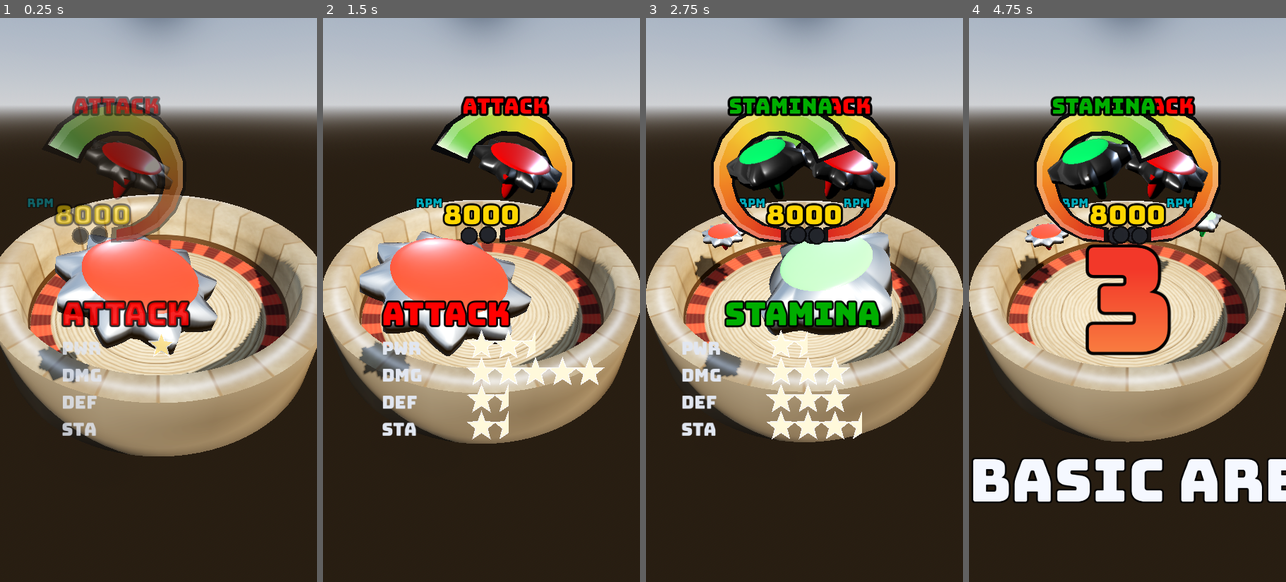
Above: before the commit, frames 1-4 (left to right).
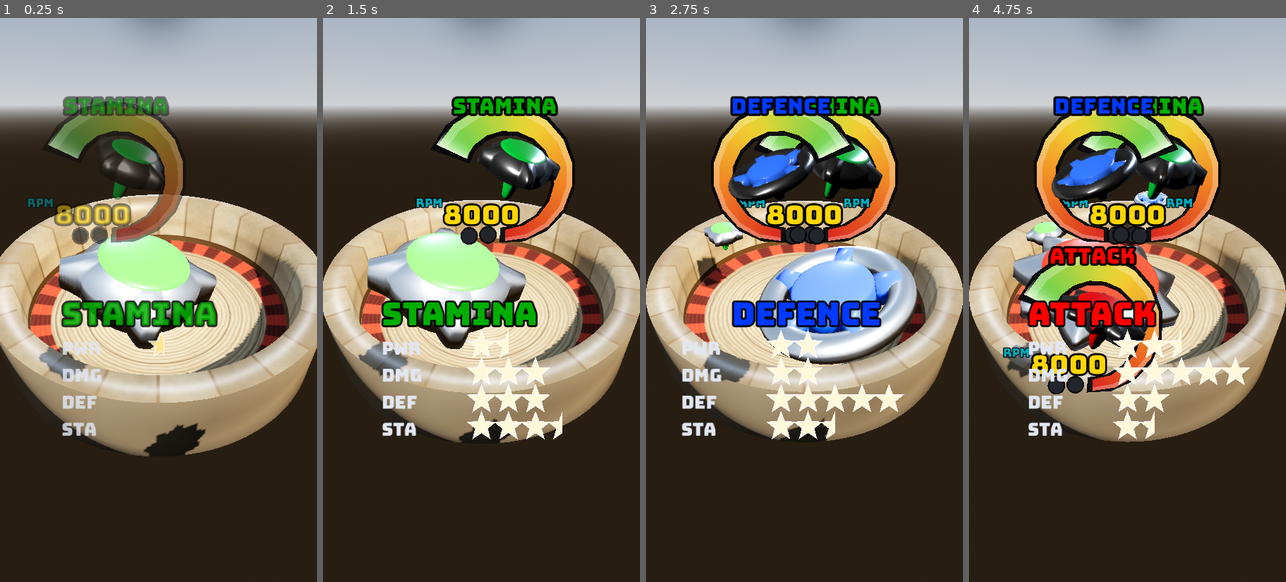
Above: after the commit, the same moments.

Repository: TaurusFire/SuperBattleTops
Game: Godot game, scene res://Scenes/Main.tscn
The game is run twice, just before and just after one commit, with the same random seed, the same clock (stepped at 60 frames per second) and the same inputs.
Inputs:
- Up to frame 1 (0.25 s): no input
- Up to frame 2 (1.5 s): no input
- Up to frame 3 (2.75 s): no input
- Up to frame 4 (4.75 s): no input

The runs differ from the first frame. In frame 1, 11% of the frame differs, in the area x 12-69%, y 13-78%; in frame 2, 12%; in frame 3, 15%; in frame 4, 23%, in the area x 0-100%, y 13-86%.

Commit message:
changes

Diff:
--- a/battle-tops/Resources/TopStats/attack_top.tres
+++ b/battle-tops/Resources/TopStats/attack_top.tres
@@ -23,11 +23,11 @@
 name_colour = Color(1, 0, 0, 1)
 name_colour_secondary = Color(1, 0.6587266, 0.60562193, 1)
 initial_rpm = 8000.0
-rpm_base_decay_rate = 100.0
+rpm_base_decay_rate = 80.0
 rpm_decay_frac = 0.02
 base_knockback = 50.0
-base_damage = 75.0
-defence = 15.0
+base_damage = 100.0
+defence = 20.0
 weight = 0.14
 move_speed = 1.7
 aggression = 0.8
--- a/battle-tops/Resources/TopStats/defence_top.tres
+++ b/battle-tops/Resources/TopStats/defence_top.tres
@@ -26,9 +26,9 @@
 initial_rpm = 8000.0
 rpm_base_decay_rate = 50.0
 base_knockback = 40.0
-base_damage = 30.0
+base_damage = 40.0
 defence = 60.0
-weight = 0.23
+weight = 0.22
 move_speed = 1.3
 aggression = 0.4
 dodge_skill = 0.5
--- a/battle-tops/Resources/TopStats/kamikaze_top.tres
+++ b/battle-tops/Resources/TopStats/kamikaze_top.tres
@@ -32,7 +32,7 @@
 rpm_base_decay_rate = 120.0
 rpm_decay_frac = 0.02
 base_knockback = 50.0
-base_damage = 100.0
+base_damage = 120.0
 defence = 12.0
 weight = 0.12
 move_speed = 1.8
--- a/battle-tops/Resources/TopStats/speedboost_top.tres
+++ b/battle-tops/Resources/TopStats/speedboost_top.tres
@@ -31,7 +31,7 @@
 initial_rpm = 8000.0
 rpm_base_decay_rate = 50.0
 base_knockback = 40.0
-base_damage = 70.0
+base_damage = 80.0
 defence = 25.0
 weight = 0.13
 move_speed = 0.4
--- a/battle-tops/Resources/TopStats/stamina_top.tres
+++ b/battle-tops/Resources/TopStats/stamina_top.tres
@@ -4,7 +4,7 @@
 [ext_resource type="Script" uid="uid://t37dunmlguwa" path="res://Scripts/top_stats.gd" id="5_3hyy8"]
 
 [sub_resource type="StandardMaterial3D" id="StandardMaterial3D_7xdy8"]
-albedo_color = Color(0, 0.91881955, 0.39708722, 1)
+albedo_color = Color(3.272891e-06, 0.7730118, 0.2149865, 1)
 roughness = 0.35
 clearcoat_enabled = true
 clearcoat = 0.5
@@ -27,7 +27,9 @@
 rpm_base_decay_rate = 40.0
 rpm_decay_frac = 0.01
 base_knockback = 35.0
+base_damage = 60.0
 weight = 0.16
 move_speed = 1.5
+aggression = 0.6
 dodge_skill = 0.5
 metadata/_custom_type_script = "uid://t37dunmlguwa"
--- a/battle-tops/Resources/stat_entries/dmg_se.tres
+++ b/battle-tops/Resources/stat_entries/dmg_se.tres
@@ -6,5 +6,4 @@
 script = ExtResource("1_2tbqa")
 label = "DMG"
 stat_property = "base_damage"
-per_half_star = 7.5
 metadata/_custom_type_script = "uid://1mprwdka0ogo"
--- a/battle-tops/Scenes/Main.tscn
+++ b/battle-tops/Scenes/Main.tscn
@@ -56,6 +56,11 @@
 [ext_resource type="AudioStream" uid="uid://bqhm8sap422ti" path="res://Sounds/star_blip_noise_v2.wav" id="52_3133c"]
 [ext_resource type="Script" uid="uid://bbcjchj8h670s" path="res://Scripts/surface_sfx.gd" id="55_js5gh"]
 [ext_resource type="AudioStream" uid="uid://ck5ty88tn6xtr" path="res://Sounds/wooden_scrape.wav" id="56_vvjo1"]
+[ext_resource type="Script" uid="uid://6318g81vquvm" path="res://Scripts/round_sfx.gd" id="57_81ldr"]
+[ext_resource type="AudioStream" uid="uid://bw5ovrf8f7yvc" path="res://Sounds/gong.wav" id="58_eywpa"]
+[ext_resource type="AudioStream" uid="uid://3ifu7pxxphg3" path="res://Sounds/Voices/round_one.wav" id="59_j7e3e"]
+[ext_resource type="AudioStream" uid="uid://elobgyerrjyj" path="res://Sounds/Voices/round_two.wav" id="60_y2ulj"]
+[ext_resource type="AudioStream" uid="uid://cyl0nduc2tfuq" path="res://Sounds/Voices/final_round.wav" id="61_t3x2a"]
 
 [sub_resource type="ProceduralSkyMaterial" id="ProceduralSkyMaterial_kln2b"]
 
@@ -85,7 +90,7 @@
 [node name="GameManager" type="Node" parent="MatchManager" unique_id=1117798205 node_paths=PackedStringArray("arena", "tops", "intro")]
 script = ExtResource("5_pbw6q")
 arena = NodePath("../../Arena")
-tops = [NodePath("../../Att"), NodePath("../../Stam")]
+tops = [NodePath("../../Stam"), NodePath("../../Def"), NodePath("../../Att")]
 intro = NodePath("../../IntroSequence")
 
 [node name="Arena" parent="." unique_id=1258390969 instance=ExtResource("1_kln2b")]
@@ -99,7 +104,6 @@
 
 [node name="Def" parent="." unique_id=1632133170 instance=ExtResource("16_346fj")]
 transform = Transform3D(1, 0, 0, 0, 1, 0, 0, 0, 1, 0, 0.05456163, 0)
-visible = false
 stats = ExtResource("14_h1m7h")
 
 [node name="Stam" parent="." unique_id=225021196 instance=ExtResource("16_346fj")]
@@ -316,11 +320,9 @@
 ko_call = ExtResource("37_lac6x")
 ko_call_volume_db = -10
 ko_call_delay = 0.3
-finish_bell = ExtResource("38_off7b")
-finish_bell_volume_db = -10.0
-finish_bell_delay = 0.25
 game_call = ExtResource("39_off7b")
 game_call_delay = 0.3
+finish_dings = ExtResource("38_off7b")
 metadata/_custom_type_script = "uid://dcgiv3nc2u51b"
 
 [node name="CountdownSfx" type="Node" parent="." unique_id=1937449196 node_paths=PackedStringArray("manager")]
@@ -351,5 +353,14 @@
 script = ExtResource("55_js5gh")
 manager = NodePath("../MatchManager/GameManager")
 surface_loop = ExtResource("56_vvjo1")
-quiet_db = -30.0
+loud_db = -15.0
+responsiveness = 8.0
 metadata/_custom_type_script = "uid://bbcjchj8h670s"
+
+[node name="RoundSfx" type="Node" parent="." unique_id=1213588989 node_paths=PackedStringArray("match_manager")]
+script = ExtResource("57_81ldr")
+match_manager = NodePath("../MatchManager")
+round_gong = ExtResource("58_eywpa")
+round_voices = Array[AudioStream]([null, ExtResource("59_j7e3e"), ExtResource("60_y2ulj")])
+final_round_voice = ExtResource("61_t3x2a")
+metadata/_custom_type_script = "uid://6318g81vquvm"
--- a/battle-tops/Scripts/arena.gd
+++ b/battle-tops/Scripts/arena.gd
@@ -5,8 +5,8 @@
 @export var knockout_radius : float = 0.17
 @export var radius := 0.155
 @export var wall_radius := 0.16
-@export var wall_bounce := 0.65
-@export var wall_damage := 250
+@export var wall_bounce := 0.5
+@export var wall_damage := 200
 @export var gravity := 1.01
 @export var bowl_curve := 0.8   # the K in y = K·r²
 @export var wall_top_height := 0.076
--- a/battle-tops/Scripts/clash_sparks.gd
+++ b/battle-tops/Scripts/clash_sparks.gd
@@ -9,8 +9,8 @@
 
 @export_group('Scale')
 
-@export var knockback_reference := 12
-@export var damage_reference := 70
+@export var knockback_reference := 10
+@export var damage_reference := 50
 ## Particles at full strength. Weak hits emit proportionally fewer.
 @export var max_particles := 60
 ## Below this fraction of reference, no sparks at all.
--- a/battle-tops/Scripts/finish_display.gd
+++ b/battle-tops/Scripts/finish_display.gd
@@ -10,7 +10,7 @@
 @export var manager: GameManager
 @export var ko_text := "K.O.!"
 @export var game_text := "GAME!"
-@export var finish_hold := 1
+@export var finish_hold := 1.5
 @export var finish_font_size := 150
 @export var ko_top_colour := Color(1.0, 0.85, 0.25)
 @export var ko_bottom_colour := Color(0.92, 0.28, 0.12)
--- a/battle-tops/Scripts/game_manager.gd
+++ b/battle-tops/Scripts/game_manager.gd
@@ -25,7 +25,7 @@
 
 @export_group('Hitstop')
 @export var hitstop_max_duration := 0.08
-@export var hitstop_reference_damage := 75
+@export var hitstop_reference_damage := 60
 @export var hitstop_reference_knockback := 20
 @export var hitstop_min_duration := 0.02
 @export var hitstop_threshold := 0.4
@@ -99,9 +99,13 @@
 		top.manager = self
 
 	if tops.size() == 3:
-		hitstop_max_duration = 0.04
+		hitstop_combo_step = 0.2
 	elif tops.size() >= 4:
-		hitstop_max_duration = 0.02
+		hitstop_combo_step = 0.1
+
+	if get_parent().has_method("register_manager"):
+		intro_hands_back = true
+		return
 
 	# The match manager drives us if one is present; otherwise run standalone.
 	if get_parent().has_method("register_manager"):
@@ -372,6 +376,11 @@
 	var shaped := pow(clamp(strength, 0.0, hitstop_overrun), hitstop_curve)
 	var duration := hitstop_max_duration * shaped
 
+	if tops.size() == 3:
+		duration = max(duration, 0.02)
+	elif tops.size() >= 4:
+		duration = max(duration, 0.01)
+
 	duration *= 1.0 + hitstop_combo_step * float(combo_depth)
 	_hitstop_end_msec = Time.get_ticks_msec() + int(duration * 1000.0)
 	Engine.time_scale = 0.05
--- a/battle-tops/Scripts/impact_sfx.gd
+++ b/battle-tops/Scripts/impact_sfx.gd
@@ -7,7 +7,6 @@
 
 @export var match_manager: MatchManager
 @export var manager: GameManager
-@export var bell_at_start := true
 
 @export_group('Clash Sounds')
 ## Ordered from weakest to strongest. The hit's strength picks a position in
@@ -23,8 +22,8 @@
 @export var knockback_weight := 0.65
 
 @export_group('References')
-@export var knockback_reference := 50.0
-@export var damage_reference := 110.0
+@export var knockback_reference := 40.0
+@export var damage_reference := 80.0
 @export_range(0.3, 2.0) var clash_curve := 0.5
 
 @export_group('Wall')
@@ -65,19 +64,18 @@
 ## Delay so the call lands as the top clears the rim rather than racing it.
 @export var ko_call_delay := 0.00
 @export var voice_pitch := 1
-## Rings under the K.O. call. A bell has a long tail, so it needs its own
-## player — sharing with the voice would have each cut the other off.
-@export var finish_bell: AudioStream
-@export var finish_bell_volume_db := -3.0
-## Delay relative to the call. Slightly ahead reads as the bell triggering the
-## announcement rather than echoing it.
-@export var finish_bell_delay := 0.0
+
 
 @export_group('Finish')
 ## Called when the last top spins out rather than being knocked out.
 @export var game_call: AudioStream
 @export var game_call_volume_db := 0.0
 @export var game_call_delay := 0.25
+## Two dings marking the end of a round — distinct from the round-start gong,
+## so a viewer can tell a beginning from an ending without watching.
+@export var finish_dings: AudioStream
+@export var finish_dings_volume_db := -3.0
+
 
 var _game_player: AudioStreamPlayer
 var _bell_player: AudioStreamPlayer
@@ -126,11 +124,6 @@
 	_finish_called = false
 	_knocked_out.clear()
 
-	# Only the opening round: a bell before every round would dilute the one
-	# that ends the match.
-	if bell_at_start and round_number == 1:
-		_ring_bell()
-
 func _on_stopped(top: Top) -> void:
 	# entered_dying also fires for knockouts, which have their own call.
 	if _knocked_out.has(top):
@@ -253,8 +246,8 @@
 	_doom_player.volume_db = doom_volume_db
 
 func _ring_bell() -> void:
-	if finish_bell == null:
-		return
-	_bell_player.stream = finish_bell
-	_bell_player.volume_db = finish_bell_volume_db
+	if finish_dings == null:
+		return
+	_bell_player.stream = finish_dings
+	_bell_player.volume_db = finish_dings_volume_db
 	_bell_player.play()
--- a/battle-tops/Scripts/match_manager.gd
+++ b/battle-tops/Scripts/match_manager.gd
@@ -62,46 +62,36 @@
 
 
 func _on_round_ended(winners: Array[Top]) -> void:
-	print("[%d] round_ended handler entered" % Time.get_ticks_msec())
 	if _match_over:
 		return
-
 
 	for w in winners:
 		if scores.has(w):
 			scores[w] += 1
 
-	for top in scores:
-		if scores[top] >= rounds_to_win:
-			_match_over = true
-			# Typed explicitly: an untyped array literal doesn't satisfy the
-			# signal's Array[Top] parameter, and Godot drops the call silently
-			# rather than erroring.
-			match_complete.emit(winners, scores)
-			return
-
-	# Nobody there yet — but if no one can still reach the target, stop rather
-	# than playing out rounds that cannot change the outcome.
+	# Who has reached the target, not who won the round — a drawn round
+	# advances both fighters but only one of them may be at match point.
 	var at_target: Array[Top] = []
 	for top in scores:
 		if scores[top] >= rounds_to_win:
 			at_target.append(top)
+
 	if not at_target.is_empty():
 		_match_over = true
 		match_complete.emit(at_target, scores)
 		return
 
+	var remaining = (rounds_to_win * 2 - 1) - round_number
+	if remaining <= 0:
+		_match_over = true
+		match_complete.emit(_leaders(), scores)
+		return
+
 	await get_tree().process_frame
-
-	print("[%d] settle check: %s" % [Time.get_ticks_msec(),
-		str(manager.tops.map(func(t): return t.current_state))])
 	if manager.has_dying_tops():
 		await manager.round_settled
-		# Resuming from an await runs synchronously inside the emit, so the
-		# remaining handlers of that same signal haven't run yet — including
-		# the finish banner's. A frame's wait lets the emission finish before
-		# we reset the arena out from under it.
 		await get_tree().process_frame
+
 	if finish_display != null and finish_display.visible:
 		await finish_display.dismissed
 
--- a/battle-tops/Scripts/round_display.gd
+++ b/battle-tops/Scripts/round_display.gd
@@ -7,7 +7,7 @@
 @export_group("Round")
 @export var match_manager: MatchManager
 @export var round_font_size := 130
-@export var round_hold := 1.0
+@export var round_hold := 2.5
 ## Shown instead of the number when it's the decider. A "FINAL ROUND" card
 ## does more for retention than "ROUND 3" — it tells the viewer this one
 ## settles it.
--- a/battle-tops/Scripts/round_indicator.gd
+++ b/battle-tops/Scripts/round_indicator.gd
@@ -65,13 +65,15 @@
 
 
 func _on_round_starting(round_number: int, _scores: Dictionary) -> void:
-	# A single-round match has no series to place this round within.
 	if match_manager.rounds_to_win <= 1:
 		return
 	var txt = "%s%d" % [prefix, round_number]
 	_label.text = txt
 	_label_outline.text = txt
 	visible = true
+	# Positioned immediately: _process only lays out from the next frame, so
+	# the labels would otherwise flash at the top-left corner first.
+	_layout()
 
 
 func _on_match_complete(_winners: Array[Top], _scores: Dictionary) -> void:
@@ -81,8 +83,14 @@
 func _process(_delta: float) -> void:
 	if not visible:
 		return
+	_layout()
+
+func _layout() -> void:
 	var rect = Vector2(size.x, float(font_size) * 1.5)
-	var pos = Vector2(0.0, size.y * anchor_position.y - rect.y * 0.5)
+	var pos = Vector2(
+		size.x * (anchor_position.x - 0.5),
+		size.y * anchor_position.y - rect.y * 0.5
+	)
 	for l in [_label, _label_outline]:
 		l.size = rect
 		l.position = pos
@@ -90,5 +98,6 @@
 	if _label.material is ShaderMaterial:
 		var m: ShaderMaterial = _label.material
 		var glyph_h = float(font_size)
-		m.set_shader_parameter("rect_top", _label.global_position.y + rect.y * 0.5 - glyph_h * 0.5)
+		m.set_shader_parameter("rect_top",
+			_label.global_position.y + rect.y * 0.5 - glyph_h * 0.5)
 		m.set_shader_parameter("rect_height", maxf(glyph_h, 1.0))
--- /dev/null
+++ b/battle-tops/Scripts/round_sfx.gd
@@ -0,0 +1,77 @@
+class_name RoundSfx
+extends Node
+
+## Audio for the round transitions: a gong as each round is announced, and a
+## voice naming it. Separate from the finish sounds in ImpactSfx, which mark
+## the end of a round rather than the start of one.
+
+@export var match_manager: MatchManager
+
+@export_group('Gong')
+## Struck as the round banner appears.
+@export var round_gong: AudioStream
+@export var gong_volume_db := -3.0
+
+@export_group('Voice')
+## Indexed by round number: slot 0 unused, 1 is "round one", and so on.
+@export var round_voices: Array[AudioStream] = []
+## Announced instead of the number when it's the decider, if set.
+@export var final_round_voice: AudioStream
+@export var voice_volume_db := -1.0
+## Delay after the gong, so the two read as a signal and an announcement
+## rather than as one muddled sound.
+@export var voice_delay := 0.35
+
+var _gong_player: AudioStreamPlayer
+var _voice_player: AudioStreamPlayer
+
+
+func _ready() -> void:
+	assert(match_manager != null, "RoundSfx: match_manager is unassigned.")
+	var bus := "SFX" if AudioServer.get_bus_index("SFX") >= 0 else "Master"
+
+	_gong_player = AudioStreamPlayer.new()
+	_gong_player.bus = bus
+	add_child(_gong_player)
+
+	_voice_player = AudioStreamPlayer.new()
+	_voice_player.bus = bus
+	add_child(_voice_player)
+
+	match_manager.round_starting.connect(_on_round_starting)
+
+
+func _on_round_starting(round_number: int, scores: Dictionary) -> void:
+	if round_gong != null:
+		_gong_player.stream = round_gong
+		_gong_player.volume_db = gong_volume_db
+		_gong_player.play()
+
+	var clip := _voice_for(round_number, scores)
+	if clip == null:
+		return
+	if voice_delay > 0.0:
+		await get_tree().create_timer(voice_delay, true, false, true).timeout
+	_voice_player.stream = clip
+	_voice_player.volume_db = voice_volume_db
+	_voice_player.play()
+
+
+## The decider gets its own line if one is recorded, matching the banner —
+## "final round" carries more than a number does.
+func _voice_for(round_number: int, scores: Dictionary) -> AudioStream:
+	if final_round_voice != null and _is_decider(scores, round_number):
+		return final_round_voice
+	if round_number >= 0 and round_number < round_voices.size():
+		return round_voices[round_number]
+	return null
+
+
+func _is_decider(scores: Dictionary, round_number: int) -> bool:
+	var max_rounds = match_manager.rounds_to_win * 2 - 1
+	if round_number >= max_rounds:
+		return true
+	for top in scores:
+		if scores[top] < match_manager.rounds_to_win - 1:
+			return false
+	return true
--- a/battle-tops/Scripts/top.gd
+++ b/battle-tops/Scripts/top.gd
@@ -88,12 +88,13 @@
 
 @export_group('Combat')
 ## Reference RPM the power curves are measured against.
-@export var ref_rpm = 6000.0
+@export var ref_rpm = 2000
+@export var kb_ref_rpm = 3000
 ## Fraction of knockback converted to an upward hop.
 @export var vertical_fraction = 0.25
 ## How much the RPM advantage swings knockback. At 0 it's ignored; the
 ## multiplier is centred on 1.0 so changing this never shifts the baseline.
-@export var dominance_influence = 0.1
+@export var dominance_influence = 0.15
 @export var dominance_vertical_bias = 1.00
 ## Random scatter on knockback direction, in radians, scaled down by momentum
 ## so heavy hits stay decisive and glancing ones vary.
@@ -118,7 +119,7 @@
 @export var vertical_mult_low_rpm = 1.5
 ## Shape of the transition. Below 1 the rise starts early and eases in; above
 ## 1 it stays low through most of the match then climbs sharply near death.
-@export var vertical_mult_curve = 1.1
+@export var vertical_mult_curve = 1.2
 @export_range(0.0, 1.0) var attacker_recoil = 0.4
 
 @export_group('RPM')
@@ -220,15 +221,15 @@
 ## approaches; higher demands a dead-straight charge.
 @export var dodge_alignment = 0.6
 ## Seconds of lateral burst.
-@export var dodge_duration = 0.05
+@export var dodge_duration = 0.03
 ## Speed multiplier during the slip.
-@export var dodge_speed = 1.25
+@export var dodge_speed = 1.5
 ## Seconds before another dodge is possible, so it stays a moment.
 @export var dodge_cooldown_time = 1.5
 ## Seconds of counter-attack after a successful slip.
-@export var counter_duration = 0.3
+@export var counter_duration = 0.15
 ## Speed multiplier while countering.
-@export var counter_speed = 2
+@export var counter_speed = 3
 ## How far the slip angles backward along the opponent's approach rather than
 ## purely sideways. 0 is a pure sidestep; higher ends up behind the charge.
 @export_range(0.0, 1.5) var dodge_back_bias := 0.3
@@ -618,7 +619,7 @@
 
 	var ratio = (current_rpm / speed_ref_rpm)
 	if ratio < 1:
-		ratio = pow(ratio, 0.4)
+		ratio = pow(ratio, 0.2)
 
 	var spin_factor = clamp(ratio, min_speed_frac, 5)
 
@@ -1091,10 +1092,12 @@
 		pow(momentum, momentum_curve))
 
 	# --- Damage -----------------------------------------------------------
-	# Front-loaded: the exponent gives a high-RPM top a real early advantage
-	# without collapsing damage to nothing at the tail.
-	var power = pow((attack_rpm + ref_rpm + 2000) / ref_rpm, 1)
-
+
+
+	var att_ratio = min(current_rpm / ref_rpm, 1.5)
+	var power = att_ratio
+	if power < 1:
+		power = pow(power, 0.2)
 	# Intermediate hits chip and hold position; the finisher carries the whole
 	# flurry's force. Known in advance because the length was rolled up front.
 	var in_combo = _combo_remaining > 0
@@ -1131,7 +1134,16 @@
 	# --- Knockback --------------------------------------------------------
 	# Its own, flatter power curve: knockback is the spectacle, and shouldn't
 	# collapse late the way damage does.
-	var kb_power = (attack_rpm + ref_rpm + 3000) / ref_rpm
+
+	var kb_power = (current_rpm + kb_ref_rpm + 2000) / kb_ref_rpm
+	att_ratio = current_rpm / kb_ref_rpm
+	if att_ratio < 1:
+		kb_power = pow(kb_power, 0.95)
+
+	#var kb_power = att_ratio
+	#if att_ratio < 1:
+		#kb_power = pow(att_ratio, 0.1)
+
 	var total_rpm = attack_rpm + opponent.current_rpm
 	var dominance = attack_rpm / total_rpm if total_rpm > 0.0 else 0.5
 	var dominance_mult = 1.0 + (dominance - 0.5) * 2.0 * dominance_influence
@@ -1149,7 +1161,7 @@
 	vert_bias *= 1.0 + (dominance - 0.5) * 2.0 * dominance_vertical_bias
 	vert_bias = max(vert_bias, 0.4)
 
-	var base_term = base_knockback * pow(kb_power, 0.5) * weight_factor * 0.75
+	var base_term = base_knockback * kb_power * weight_factor * 0.75
 	var applied = base_term * dominance_mult * momentum_mult * strike
 
 	if in_combo:
@@ -1159,7 +1171,7 @@
 	#print(
 		#"\nAttacker: ", self.display_name(),
 		#"\nVelocity: ", self._velocity.length(),
-		#"\nKB Power: ", kb_power,
+		#"\nKB Power: ", power,
 		#"\nMomentum: ", momentum,
 		#"\nMomentum Mult: ", momentum_mult,
 		#"\nDominance Mult: ", dominance_mult,
@@ -1217,7 +1229,7 @@
 	knockback = knockback / (20 * (weight / 0.17))
 
 	# Lower RPM means a top less settled on its foot, so it pops higher.
-	var stability = pow(clamp(current_rpm/1500, 0.0, 1.1), vertical_mult_curve)
+	var stability = pow(clamp(current_rpm/2000, 0.0, 1.5), vertical_mult_curve)
 	var vert_mult = lerpf(vertical_mult_low_rpm, vertical_mult_high_rpm, stability)
 	if vertical_bias <= 0.0:
 		_velocity += dir * knockback
Not shown, added: battle-tops/Scripts/round_sfx.gd.uid
Not shown, added: battle-tops/Sounds/Voices/final_round.wav.import
Not shown, added: battle-tops/Sounds/Voices/round_one.wav.import
Not shown, added: battle-tops/Sounds/Voices/round_two.wav.import
Not shown, added: battle-tops/Sounds/gong.wav.import
Not shown, added: battle-tops/Sounds/Voices/final_round.wav
Not shown, added: battle-tops/Sounds/Voices/round_one.wav
Not shown, added: battle-tops/Sounds/Voices/round_two.wav
Not shown, added: battle-tops/Sounds/gong.wav
Not shown, added: battle-tops/Sounds/raw_sounds/gong.flac
